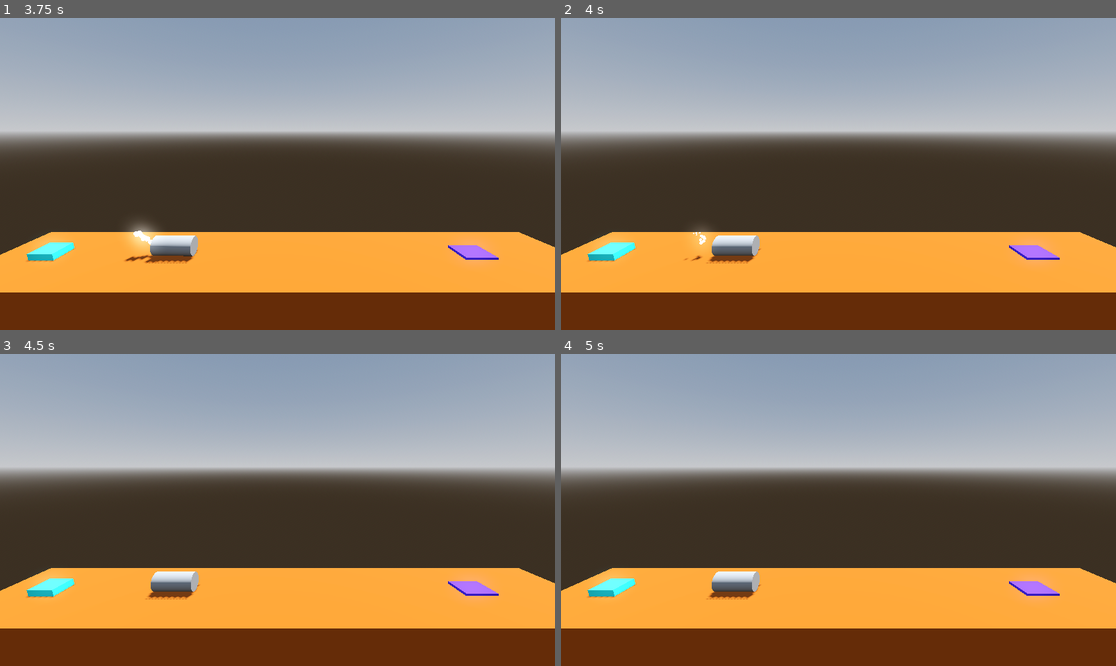
Above: before the commit, frames 1-4 (two rows, left to right).
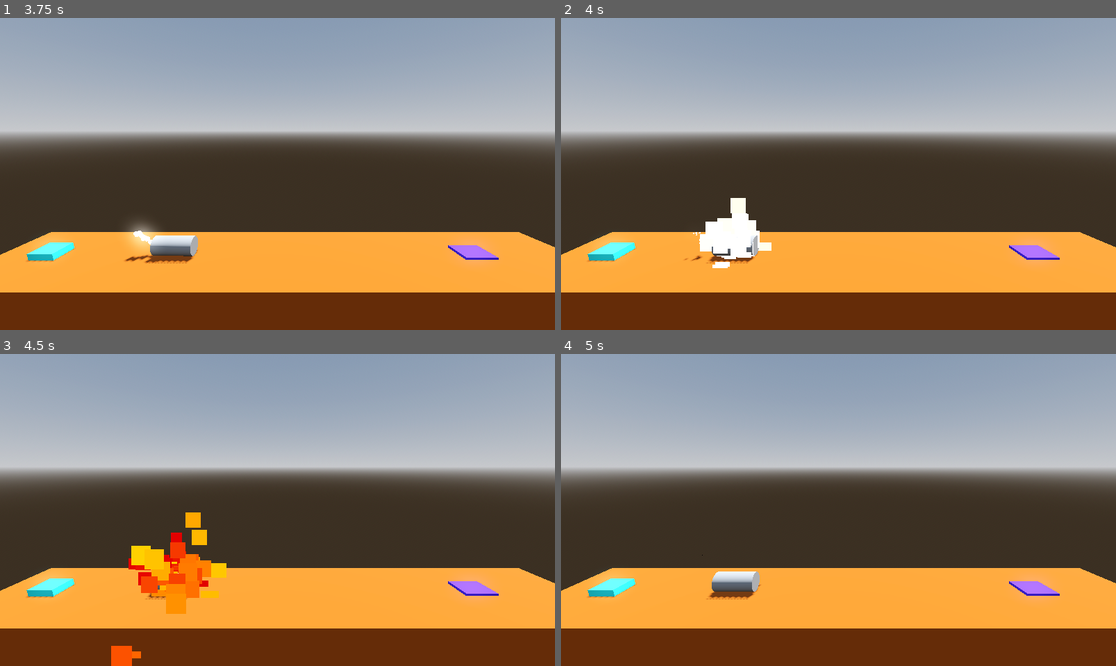
Above: after the commit, the same moments.

Repository: huangwei4478/godot-3d-exercises
Game: Godot game, scene res://Level/level.tscn
Same seed, same stepped clock (60 frames per second), same inputs: the game is played once before the commit and once after it.
Inputs:
- Up to frame 1 (3.75 s): tap Enter at 0.5 s; hold D (rotate_right) 0.53-1.28 s; hold Space (boost) 0.53-1.28 s; hold A (rotate_left) 1.28-2.03 s; tap Space (boost) at 1.35, 2.85 s; hold Space (boost) 2.03-2.78 s; hold D (rotate_right) 2.03-3.53 s; hold A (rotate_left) from 3.53 s (still down); hold Space (boost) from 3.53 s (still down)
- Up to frame 2 (4 s): keep holding A (rotate_left); keep holding Space (boost)
- Up to frame 3 (4.5 s): keep holding A (rotate_left); release Space (boost) at 4.28 s; tap Space (boost) at 4.35 s
- Up to frame 4 (5 s): keep holding A (rotate_left)

Frame 1 is identical in both runs. In frame 2, 1.3% of the frame differs, in the area x 24-38%, y 57-81%; in frame 3, 2.9%, in the area x 20-41%, y 50-100%; in frame 4, less than 0.1%.

Commit message:
[add] one-shot particles

Diff:
--- /dev/null
+++ b/ProjectBoost/Particles/explosion_particles.tscn
@@ -0,0 +1,59 @@
+[gd_scene load_steps=10 format=3 uid="uid://dcecb8hw7dbrv"]
+
+[sub_resource type="Gradient" id="Gradient_lkolc"]
+offsets = PackedFloat32Array(0.201923, 0.413462, 0.586538, 0.740385, 0.903846)
+colors = PackedColorArray(1, 1, 1, 1, 1, 1, 0, 1, 1, 0.294118, 0, 1, 0.776471, 0, 0, 1, 0, 0, 0, 1)
+
+[sub_resource type="GradientTexture1D" id="GradientTexture1D_u3rij"]
+gradient = SubResource("Gradient_lkolc")
+
+[sub_resource type="Curve" id="Curve_cv3ok"]
+max_value = 100.0
+_data = [Vector2(0, 1), 0.0, 146.581, 0, 0, Vector2(1, 100), 413.249, 0.0, 0, 0]
+point_count = 2
+
+[sub_resource type="CurveTexture" id="CurveTexture_mygan"]
+curve = SubResource("Curve_cv3ok")
+
+[sub_resource type="Curve" id="Curve_qubh3"]
+_data = [Vector2(0, 0.530249), 0.0, 2.25724, 0, 0, Vector2(1, 0), -2.97204, 0.0, 0, 0]
+point_count = 2
+
+[sub_resource type="CurveTexture" id="CurveTexture_5bhb0"]
+curve = SubResource("Curve_qubh3")
+
+[sub_resource type="ParticleProcessMaterial" id="ParticleProcessMaterial_1onfr"]
+direction = Vector3(0, 1, 0)
+spread = 180.0
+gravity = Vector3(0, 0, 0)
+initial_velocity_min = 6.0
+initial_velocity_max = 16.0
+damping_max = 3.0
+damping_curve = SubResource("CurveTexture_mygan")
+scale_curve = SubResource("CurveTexture_5bhb0")
+color_ramp = SubResource("GradientTexture1D_u3rij")
+turbulence_enabled = true
+turbulence_noise_scale = 1.0
+turbulence_noise_speed_random = 4.0
+
+[sub_resource type="StandardMaterial3D" id="StandardMaterial3D_5wvwh"]
+shading_mode = 0
+vertex_color_use_as_albedo = true
+disable_receive_shadows = true
+billboard_mode = 3
+billboard_keep_scale = true
+particles_anim_h_frames = 1
+particles_anim_v_frames = 1
+particles_anim_loop = false
+
+[sub_resource type="QuadMesh" id="QuadMesh_gb05o"]
+material = SubResource("StandardMaterial3D_5wvwh")
+
+[node name="ExplosionParticles" type="GPUParticles3D"]
+cast_shadow = 0
+emitting = false
+amount = 64
+one_shot = true
+explosiveness = 0.75
+process_material = SubResource("ParticleProcessMaterial_1onfr")
+draw_pass_1 = SubResource("QuadMesh_gb05o")
--- /dev/null
+++ b/ProjectBoost/Particles/success_particles.tscn
@@ -0,0 +1,53 @@
+[gd_scene load_steps=8 format=3 uid="uid://jfwajmrh6ca7"]
+
+[sub_resource type="StandardMaterial3D" id="StandardMaterial3D_5wvwh"]
+shading_mode = 0
+vertex_color_use_as_albedo = true
+disable_receive_shadows = true
+billboard_mode = 3
+billboard_keep_scale = true
+particles_anim_h_frames = 1
+particles_anim_v_frames = 1
+particles_anim_loop = false
+
+[sub_resource type="Curve" id="Curve_qubh3"]
+_data = [Vector2(0, 0.530249), 0.0, 2.25724, 0, 0, Vector2(1, 0), -2.97204, 0.0, 0, 0]
+point_count = 2
+
+[sub_resource type="CurveTexture" id="CurveTexture_oh0x3"]
+curve = SubResource("Curve_qubh3")
+
+[sub_resource type="Curve" id="Curve_uupei"]
+_data = [Vector2(0, 0.5), 0.0, 2.46667, 0, 1, Vector2(0.202703, 1), 0.0, 0.0, 0, 0, Vector2(0.371622, 0.00355875), 0.0, 0.0, 0, 0, Vector2(0.554054, 1), 0.0, 0.0, 0, 0, Vector2(0.777027, 0), 0.0, 0.0, 0, 0, Vector2(0.885135, 1), 0.0, 0.0, 0, 0, Vector2(1, 0.5), -4.35294, 0.0, 1, 0]
+point_count = 7
+
+[sub_resource type="CurveTexture" id="CurveTexture_68duu"]
+curve = SubResource("Curve_uupei")
+
+[sub_resource type="ParticleProcessMaterial" id="ParticleProcessMaterial_2ssod"]
+direction = Vector3(0, 1, 0)
+spread = 180.0
+gravity = Vector3(0, 0, 0)
+initial_velocity_min = 3.0
+initial_velocity_max = 12.0
+damping_min = 2.0
+damping_max = 4.0
+scale_curve = SubResource("CurveTexture_oh0x3")
+hue_variation_min = -1.0
+hue_variation_max = 1.0
+turbulence_enabled = true
+turbulence_noise_scale = 4.0
+turbulence_influence_max = 0.3
+turbulence_influence_over_life = SubResource("CurveTexture_68duu")
+
+[sub_resource type="SphereMesh" id="SphereMesh_lkpya"]
+
+[node name="SuccessParticles" type="GPUParticles3D"]
+material_override = SubResource("StandardMaterial3D_5wvwh")
+cast_shadow = 0
+emitting = false
+amount = 48
+one_shot = true
+explosiveness = 0.5
+process_material = SubResource("ParticleProcessMaterial_2ssod")
+draw_pass_1 = SubResource("SphereMesh_lkpya")
--- a/ProjectBoost/Player.gd
+++ b/ProjectBoost/Player.gd
@@ -10,6 +10,8 @@
 @onready var success_audio: AudioStreamPlayer = $SuccessAudio
 @onready var rocket_audio: AudioStreamPlayer3D = $RocketAudio
 @onready var booster_particles: GPUParticles3D = $BoosterParticles
+@onready var explosion_particles: GPUParticles3D = $ExplosionParticles
+@onready var success_particles: GPUParticles3D = $SuccessParticles
 
 var is_transitioning: bool = false
 
@@ -46,6 +48,7 @@
 func crash_sequence() -> void:
 	explosion_audio.play()
 	booster_particles.emitting = false
+	explosion_particles.emitting = true
 	is_transitioning = true
 	set_process(false)
 	var tween = create_tween()
@@ -55,6 +58,7 @@
 func complete_level(next_level_file: String) -> void:
 	success_audio.play()
 	is_transitioning = true
+	success_particles.emitting = true
 	set_process(false)
 
 	var tween = create_tween()
--- a/ProjectBoost/player.tscn
+++ b/ProjectBoost/player.tscn
@@ -1,10 +1,12 @@
-[gd_scene load_steps=8 format=3 uid="uid://533uhnurwsaa"]
+[gd_scene load_steps=10 format=3 uid="uid://533uhnurwsaa"]
 
 [ext_resource type="Script" path="res://Player.gd" id="1_32y78"]
 [ext_resource type="AudioStream" uid="uid://bk2820d27hu2y" path="res://Audio/SFX - Death Explosion.ogg" id="2_115c5"]
 [ext_resource type="AudioStream" uid="uid://bpyhcrehp86v8" path="res://Audio/SFX - Success.ogg" id="3_btvjh"]
 [ext_resource type="AudioStream" uid="uid://b8x70tjbm07w3" path="res://Audio/SFX - Main engine thrust.ogg" id="4_ytabr"]
-[ext_resource type="PackedScene" uid="uid://ux6ivcx1ovdp" path="res://booster_particles.tscn" id="5_lfq5m"]
+[ext_resource type="PackedScene" uid="uid://ux6ivcx1ovdp" path="res://Particles/booster_particles.tscn" id="5_lfq5m"]
+[ext_resource type="PackedScene" uid="uid://dcecb8hw7dbrv" path="res://Particles/explosion_particles.tscn" id="6_jh5as"]
+[ext_resource type="PackedScene" uid="uid://jfwajmrh6ca7" path="res://Particles/success_particles.tscn" id="7_6jvt8"]
 
 [sub_resource type="CylinderMesh" id="CylinderMesh_yfh4y"]
 
@@ -38,4 +40,8 @@
 [node name="BoosterParticles" parent="." instance=ExtResource("5_lfq5m")]
 transform = Transform3D(1, 0, 0, 0, 1, 0, 0, 0, 1, 0, -1, 0)
 
+[node name="ExplosionParticles" parent="." instance=ExtResource("6_jh5as")]
+
+[node name="SuccessParticles" parent="." instance=ExtResource("7_6jvt8")]
+
 [connection signal="body_entered" from="." to="." method="_on_body_entered"]
Renamed: ProjectBoost/booster_particles.tscn -> ProjectBoost/Particles/booster_particles.tscn
